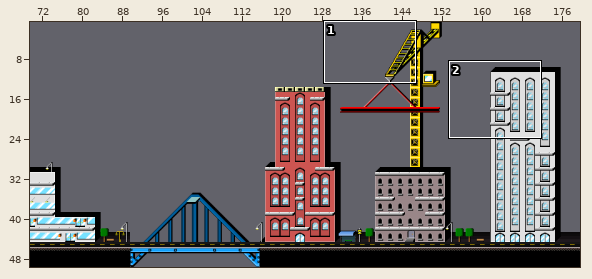
An edit to a level. Tiled map (JSON), phaser/DinoPixel/assets/tileMaps/stage.json. Above, an overview of the earlier version with the close-up marked.
Close-up. First the earlier version:
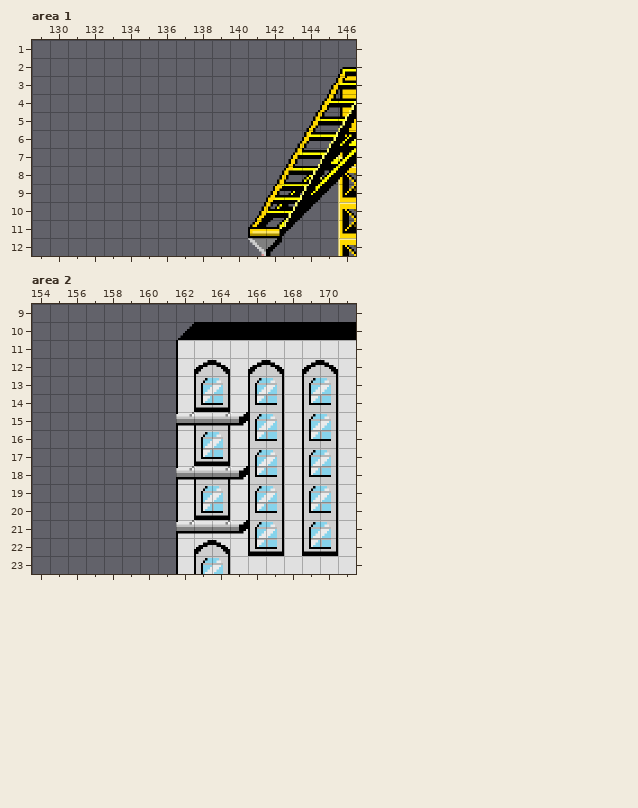
Cells are 32x32 px. Shown: area 1 x 129..146, y 1..12; area 2 x 154..171, y 9..23. The commit also changed other parts of the map, which this record leaves out.
The result:
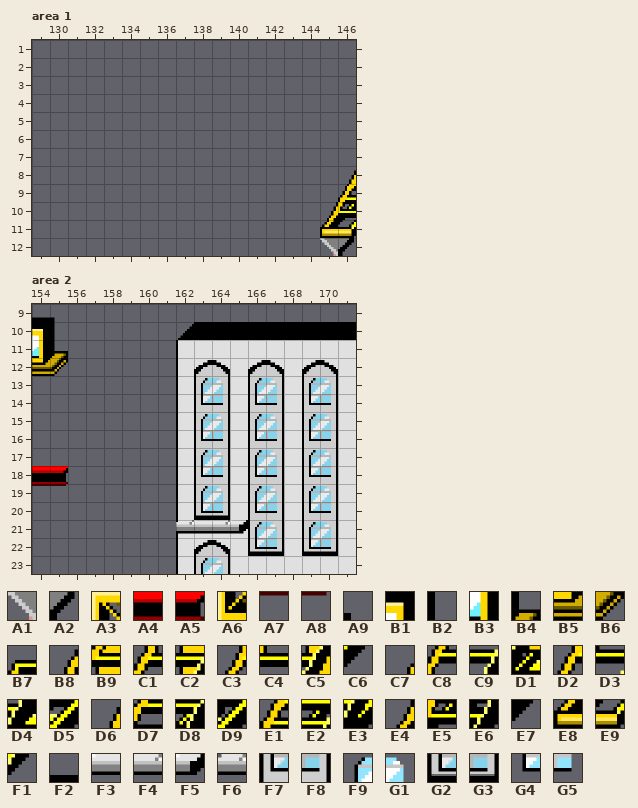
Key: from "cityThings": A1 2, A2 3, A3 4, A4 14, A5 15, A6 36, A7 46, A8 47, A9 135, B1 166, B2 167, B3 198, B4 199, B5 230, B6 231, B7 581, B8 612, B9 613, C1 644, C2 645, C3 675, C4 676, C5 677, C6 680, C7 706, C8 707, C9 708, D1 709, D2 738, D3 739, D4 740, D5 741, D6 769, D7 770, D8 771, D9 772, E1 801, E2 802, E3 803, E4 832, E5 833, E6 834, E7 835, E8 864, E9 865, F1 866; from "urbanBuildings1": F2 4; from "urbanBuildings2": F3 35, F4 36, F5 37, F6 40, F7 42, F8 43, F9 46, G1 47, G2 58, G3 59, G4 62, G5 63.
__ is an empty cell.
See-through tiles are keyed as they look on the map.
The edit:
Layer "Camada de Tiles 2", area 1:
y 6: x 146 A3 -> __
y 7: x 146 A6 -> __
y 8: x 146 A3 -> __
y 9: x 146 A6 -> __
y 10: x 146 A3 -> __
y 11: x 146 A6 -> __
y 12: x 146 A3 -> __
Layer "Camada de Tiles 5", area 1:
y 2: x 146 B7 -> __
y 3: x 145..146 B8 B9 -> __ __
y 4: x 145..146 C1 C2 -> __ __
y 5: x 144..146 C3 C4 C5 -> __ __ __
y 6: x 143..146 C7 C8 C9 D1 -> __ __ __ __
y 7: x 143..146 D2 D3 D4 D5 -> __ __ __ __
y 8: x 142..146 D6 D7 D8 D9 C6 -> __ __ __ __ D6
y 9: x 142..146 E1 E2 E3 C6 __ -> __ __ __ __ E1
y 10: x 141..146 E4 E5 E6 E7 __ __ -> __ __ __ __ E4 E5
y 11: x 141..143 E8 E9 F1 -> __ __ __; x 145..146 __ __ -> E8 E9
y 12: x 141..142 A1 A2 -> __ __; x 145..146 __ __ -> A1 A2
Layer "Camada de Tiles 3", area 2:
y 9: x 154..155 __ __ -> F2 A9
y 10: x 154..155 __ __ -> B1 B2
y 11: x 154..155 __ __ -> B3 B4
y 12: x 154..155 __ __ -> B5 B6
y 15: x 163..164 __ __ -> F9 G1
y 16: x 163..164 F9 G1 -> G4 G5
y 17: x 163..164 G4 G5 -> F9 G1
y 18: x 163..164 __ __ -> G4 G5
Layer "Camada de Tiles 4", area 2:
y 14: x 163..164 G2 G3 -> F7 F8
y 17: x 163..164 G2 G3 -> F7 F8
Layer "Camada de Tiles 6", area 2:
y 15: x 162..165 F6 F3 F4 F5 -> __ __ __ __
y 18: x 154..155 __ __ -> A4 A5; x 162..165 F6 F3 F4 F5 -> __ __ __ __
y 19: x 154..155 __ __ -> A7 A8
Changed places in both close-ups, as pixel boxes (x1, y1, x2, y2):
changed: (248, 67, 356, 256)
added: (32, 317, 68, 376)
changed: (176, 407, 248, 480)
added: (32, 466, 68, 486)
